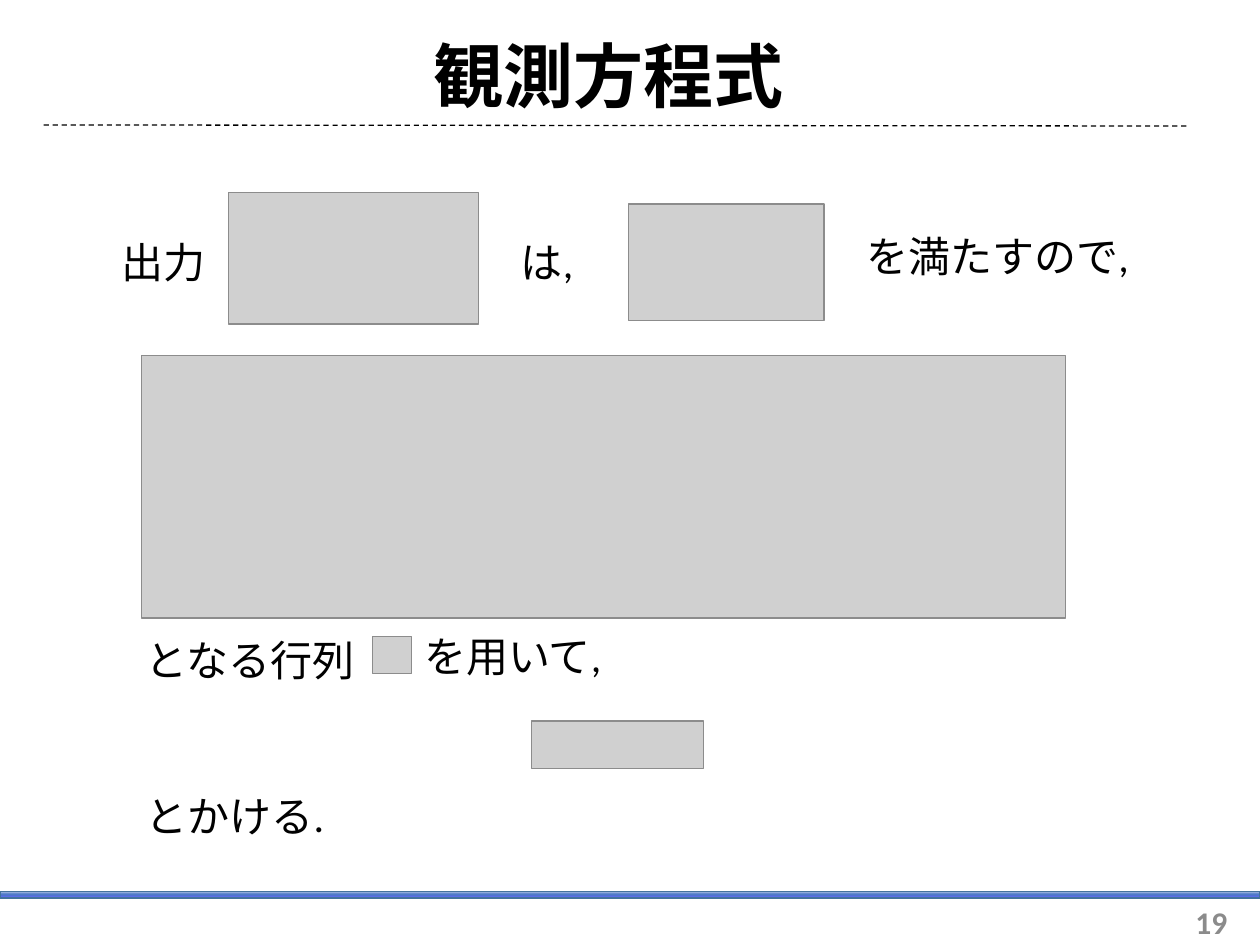
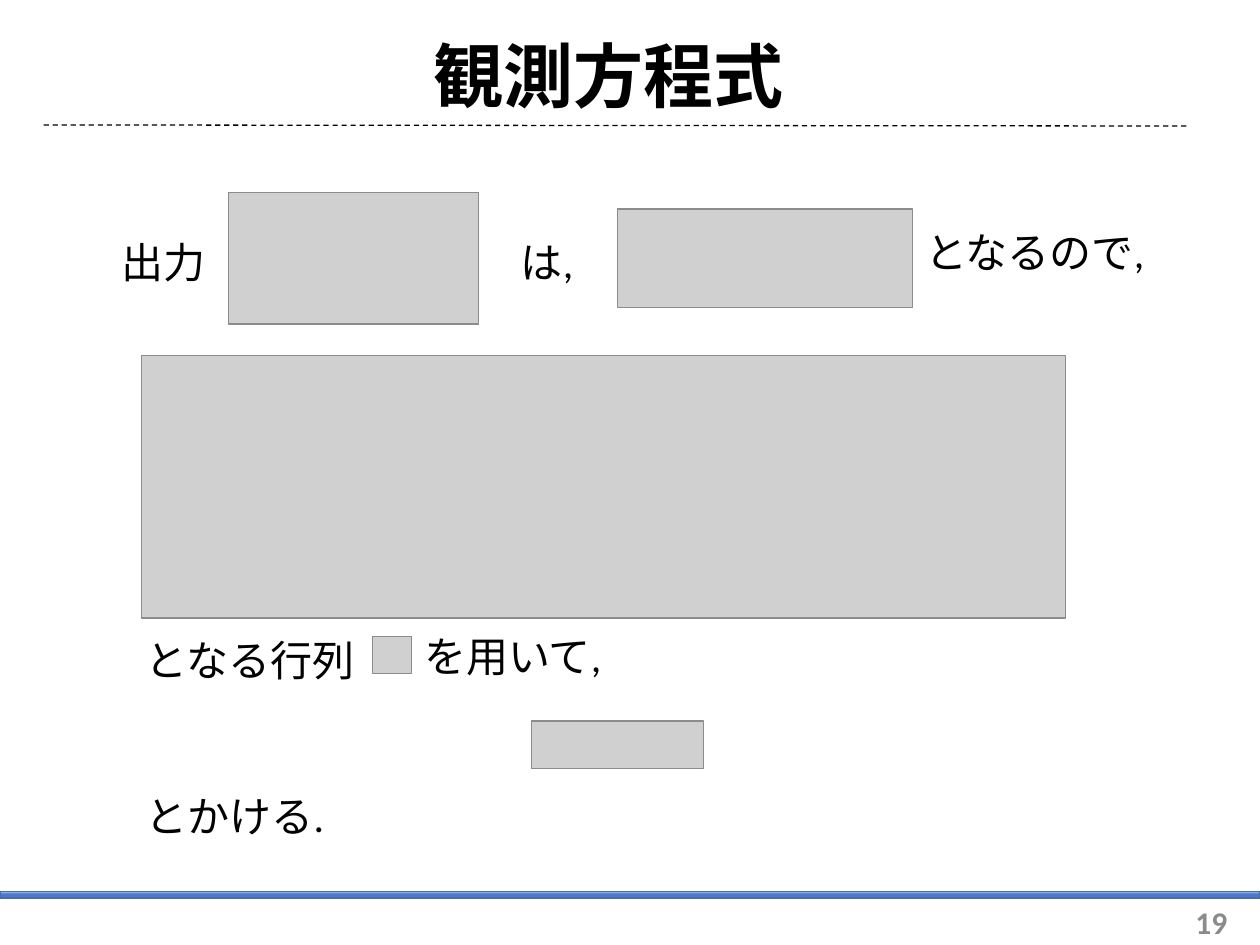
Before and after one commit to arabian9ts/Pendulum, a slide deck: slide 19 of presentation/pendulum_theory.pptx. Drawn at 1260x945 pixels with LibreOffice and Linux fonts; fonts in the diff are those of the drawing; grey boxes stand for pictures. Boxes give left, top, right and bottom in pixels: in the first picture for what was removed or moved away, otherwise in the second. Text is boxed around its words. In the diff, an @@ line names an element or a change of style, - is before the commit and + after.

```diff
--- a/presentation/pendulum_theory.pptx
+++ b/presentation/pendulum_theory.pptx
@@ picture: place and size @@
-picture at bbox=[629, 204, 824, 321]
+picture at bbox=[617, 209, 912, 307]
@@ text at bbox=[925, 234, 1144, 273]: text changed @@
-を満たすので,
+となるので,
```
Also in this commit, not shown: 3 other slides changed.
